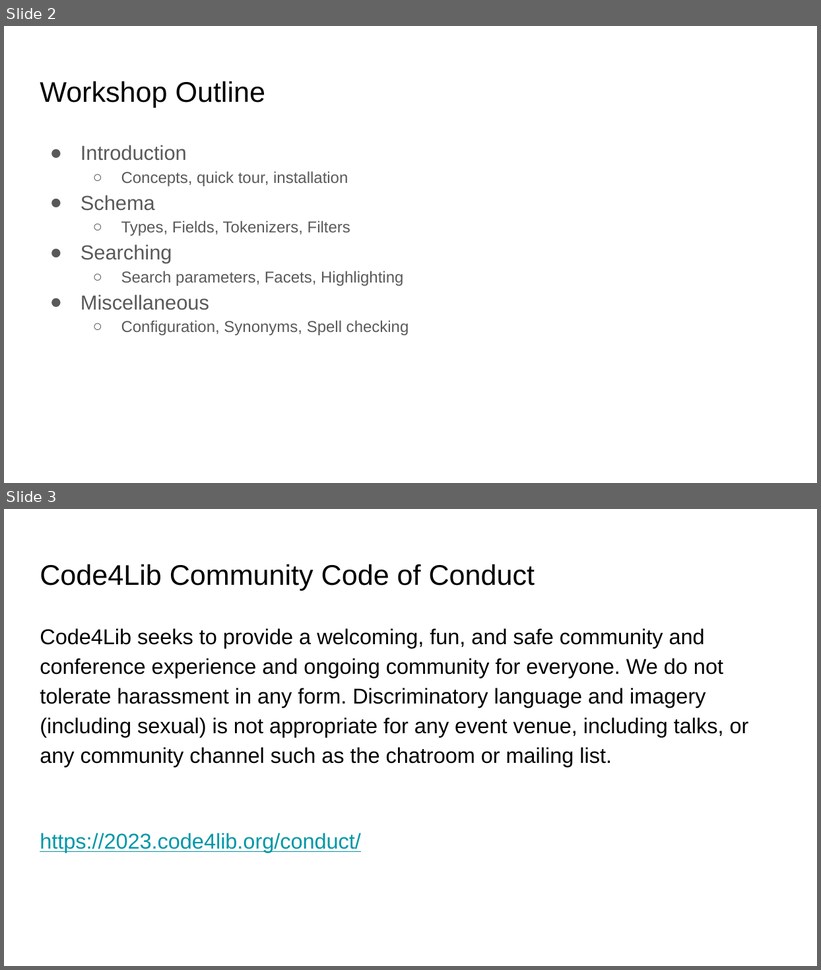
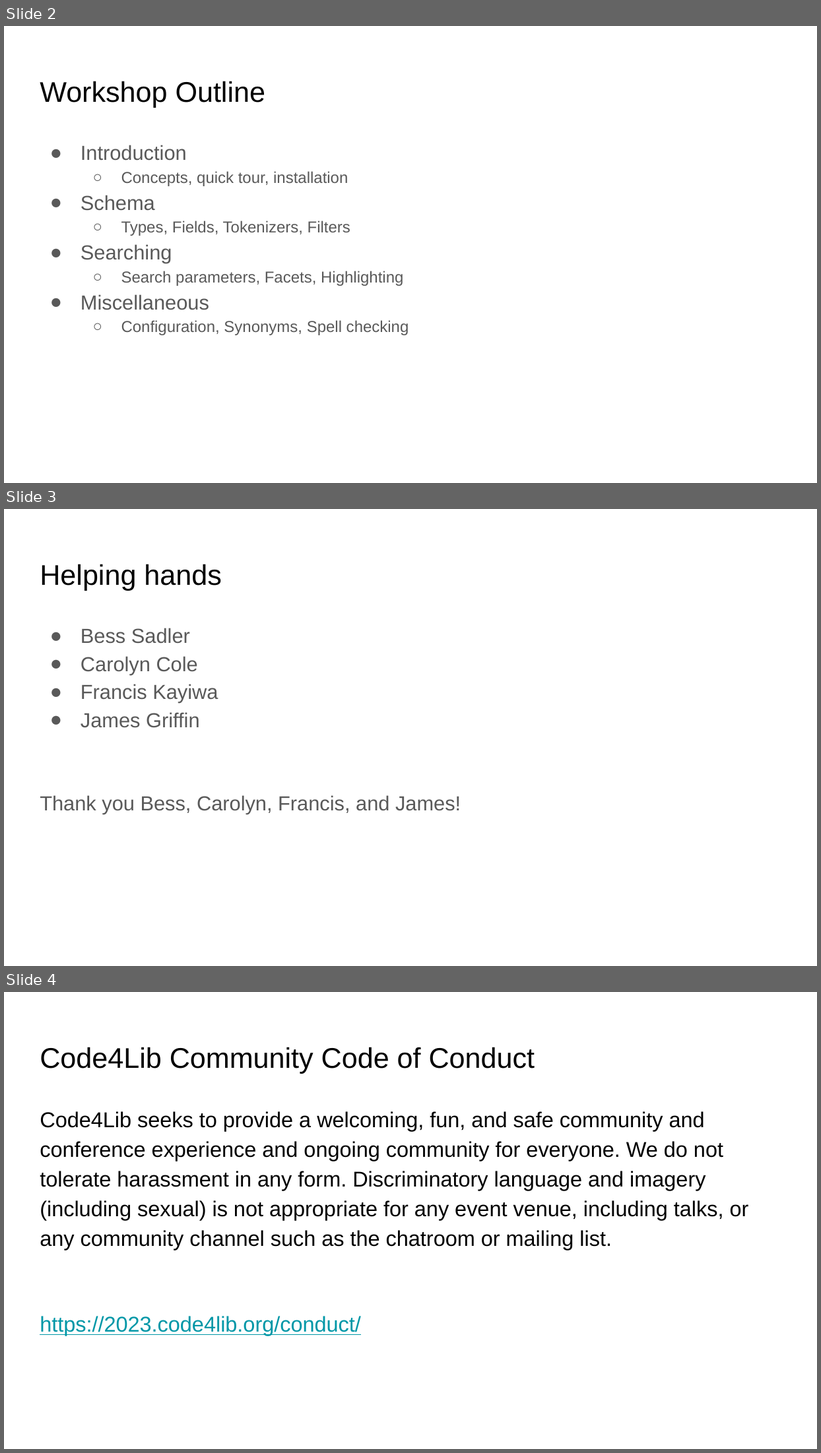
Before and after one commit to hectorcorrea/solr-for-newbies, a slide deck: slides.pptx. Shown one above the other, each under a label of ours: slides 2 and 3 before the commit, slides 2, 3 and 4 after it. The pictures are 821x970 and 821x1453 pixels, drawn with LibreOffice and Linux fonts; fonts in the diff are those of the drawing. Boxes give left, top, right and bottom in pixels: in the first picture for what was removed or moved away, otherwise in the second. Text is boxed around its words. In the diff, an @@ line names an element or a change of style, - is before the commit and + after.

```diff
--- a/slides.pptx
+++ b/slides.pptx
@@ slide 3 added at (x1=4, y1=509, x2=817, y2=966), background #FFFFFF @@
@@ title added at (x1=40, y1=564, x2=221, y2=590), 25.2 pt, text #000000 @@
+Helping hands
@@ text added at (x1=40, y1=628, x2=461, y2=815), 18 pt, text #595959 @@
+● Bess Sadler
+● Carolyn Cole
+● Francis Kayiwa
+● James Griffin
+Thank you Bess, Carolyn, Francis, and James!
@@ what was slide 3 is now slide 4 @@
```
Also in this commit, not shown: 2 slides changed, 1 slide removed, 5 other files.
